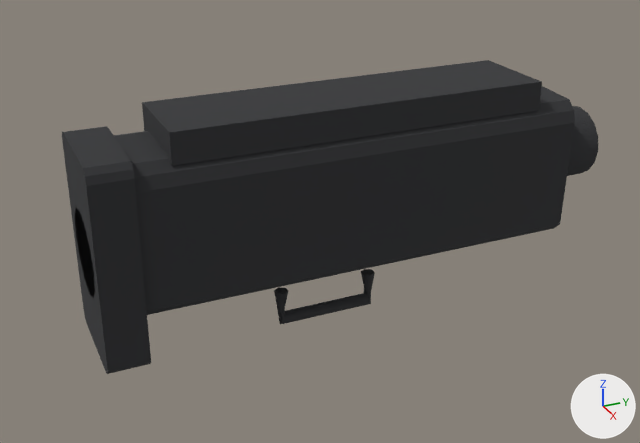
One commit to the glTF model assets/models/attachment_smg_heavystock.glb: the scene before it, then after it.
The view is the same before and after, from a 50 mm lens placed at (0.3, -0.323, 0.144), pointed at (0.0, -0.188, -0.006). Every picture has the same lights, and +X, +Y and +Z are marked at lower right. The picture after the commit comes second. Vertices at exactly the same position are counted once.

In view in the first picture: 'attachment_smg_heavystock__smg_heavystock__smg_heavystock__stock'.
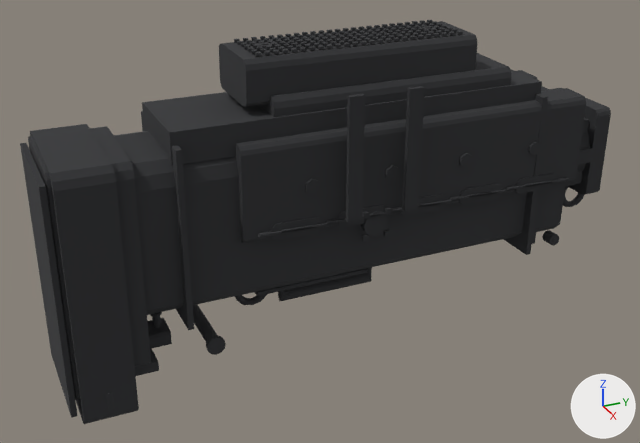
Pixel boxes (x1, y1, x2, y2) of what changed, in the pictures (640 x 443 px; the box of a moved part takes in the faces that stretch with it):
'attachment_smg_heavystock__smg_heavystock__smg_heavystock__stock', reshaped (10% wider, 29% taller): before (62, 60, 598, 374); after (20, 20, 611, 424)
part 1 of me_geometry_195_ds_wpolymer, added (mostly hidden): after (532, 190, 541, 244)
part 2 of me_geometry_195_ds_wpolymer, added: after (152, 316, 161, 328)
part 3 of me_geometry_195_ds_wpolymer, moved or reshaped: before (274, 269, 375, 324); after (278, 267, 372, 301)
part 4 of me_geometry_195_ds_wpolymer, added: after (20, 20, 611, 424)

Edits to the bpy script that builds the scene:
```text
Change me_geometry_195_ds_wpolymer:
    used by ob_attachment_smg_heavystock__smg_heavystock__smg_heavystock__stock; location = (0.0, 0.0, 0.0)
    remove me_geometry_195_ds_wpolymer.from_pydata(...)  # 180 vertices, 336 faces; spans x -0.023..0.023, y -0.282..-0.062, z -0.05..0.047
    add me_geometry_195_ds_wpolymer.from_pydata(...)  # 4101 vertices, 6912 faces; spans x -0.031..0.031, y -0.297..-0.052, z -0.059..0.069
    me_geometry_195_ds_wpolymer part 1: a new loose piece, a box spanning x -0.0217..0.0217, y -0.0977..-0.0955, z -0.0247..0.0387, in mat_ds_wpolymer (dark grey #323335)
    me_geometry_195_ds_wpolymer part 2: the loose piece of 36 vertices spanning x -0.017..0.017, y -0.282..-0.244, z -0.018..0.016 is copied, and the copy is multiplied about its middle by the matrix ((0.0, 0.0, -0.094), (-0.094, 0.0, 0.0), (0.0, 0.227, 0.0)), then moved by (0.0, 0.005, -0.036); it spans x -0.002..0.002, y -0.26..-0.257, z -0.041..-0.032
    me_geometry_195_ds_wpolymer part 3: the loose piece of 24 vertices spanning x -0.003..0.003, y -0.208..-0.163, z -0.05..-0.034 is moved by (0.0, 0.0, 0.012)
    me_geometry_195_ds_wpolymer part 4: 3269 vertices added at x -0.031..0.031, y -0.297..-0.052, z -0.059..0.069
    other edits to the shape of me_geometry_195_ds_wpolymer do not show in these pictures
```
